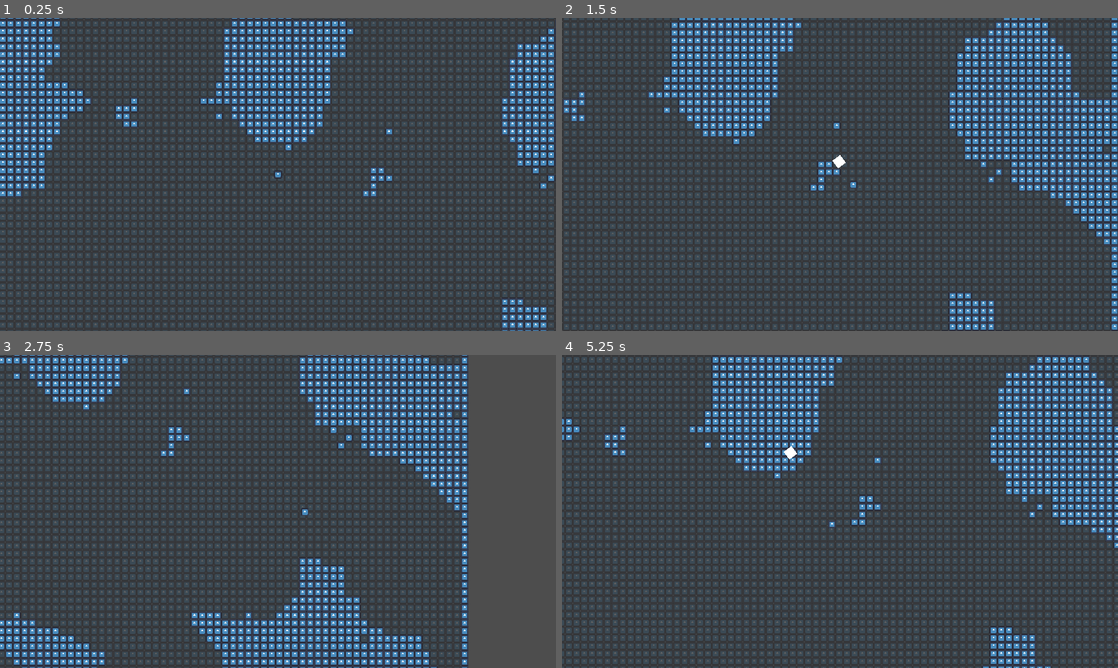
Above: before the commit, frames 1-4 (two rows, left to right).
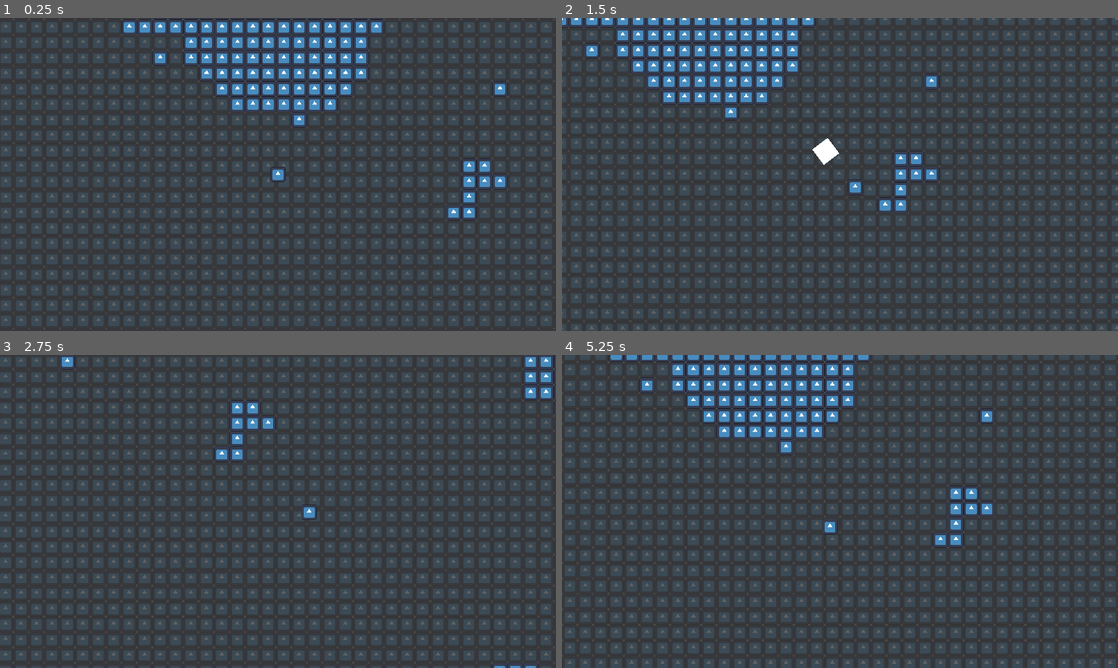
Above: after the commit, the same moments.

Repository: slotling/collateral-damage-gwj71
Game: Godot game, scene res://Scenes/Root/world.tscn
Two runs of this game, one before a commit and one after it. Both use one fixed random seed, a clock stepped at 60 frames per second and the inputs below. The engine's default icon, where the game draws it, is replaced by a stand-in: a white triangle on a blue panel in a dark square.
Inputs (mouse positions are in pixels of both pictures, inside the frame that each line leads up to):
- Up to frame 1 (0.25 s): no input
- Up to frame 2 (1.5 s): tap Enter at 0.5 s; move the mouse to (962, 158) at 0.52 s; hold Right (ui_right) 0.53-1.28 s; hold Shift (run) 0.53-1.28 s; move the mouse to (728, 190) at 1.27 s; hold Down (ui_down) from 1.28 s (still down); click (728, 190) at 1.35 s
- Up to frame 3 (2.75 s): tap Shift (run) at 1.55 s; move the mouse to (333, 442) at 2.02 s; release Down (ui_down) at 2.03 s; hold Right (ui_right) from 2.03 s (still down); hold Shift (run) from 2.03 s (still down); right-click (333, 442) at 2.1 s
- Up to frame 4 (5.25 s): move the mouse to (812, 574) at 2.77 s; release Right (ui_right) at 2.78 s; release Shift (run) at 2.78 s; hold Up (ui_up) 2.78-3.53 s; tap Shift (run) at 2.85, 4.55 s; move the mouse to (1006, 558) at 3.52 s; hold Shift (run) 3.53-4.28 s; hold Left (ui_left) 3.53-5.03 s; move the mouse to (673, 464) at 4.27 s; click (673, 464) at 4.35 s; move the mouse to (867, 511) at 5.02 s; hold Down (ui_down) from 5.03 s (still down); hold Shift (run) from 5.03 s (still down); right-click (867, 511) at 5.1 s

The runs differ from the first frame. In frame 1, 22% of the frame differs, in the area x 0-100%, y 0-100%; in frame 2, 28%; in frame 3, 25%; in frame 4, 28%.

Commit message:
make movement good

Diff:
--- a/Handlers/movement_handler.gd
+++ b/Handlers/movement_handler.gd
@@ -1,8 +1,9 @@
 extends Node
 
-@export var stamina := 1000
-@export var max_stamina := 1000
-@export var max_speed := 400
+@export var stamina := 1000.0
+@export var max_stamina := 1000.0
+@export var max_speed := 250.0
+@export var running_speed_boost_multiplier := 2.0
 @export_node_path("AnimatedSprite2D") var sprite_path
 
 var speed_boost := 0
@@ -40,8 +41,7 @@
 
 	## Handle Speed
 	if running and stamina > -100 and state == "walk": # Proceed if stamina is drained AND is running
-
-		speed_boost = int(float(stamina)/2.0) # Procedurally Generated Speed Boost
+		speed_boost = stamina/max_stamina*(running_speed_boost_multiplier-1)*max_speed # Procedurally Generated Speed Boost
 		## Drain Stamina Whilst Running
 		stamina = clamp(stamina - 5, -100, INF) # Drain Stamina
 	else: # Proceed if stamina is full OR is resting
--- a/Scenes/Display/camera.tscn
+++ b/Scenes/Display/camera.tscn
@@ -3,5 +3,6 @@
 [ext_resource type="Script" path="res://Scenes/Display/camera.gd" id="1_h3spm"]
 
 [node name="Camera" type="Camera2D"]
+zoom = Vector2(0.5, 0.5)
 position_smoothing_enabled = true
 script = ExtResource("1_h3spm")
--- a/Scenes/Root/world.tscn
+++ b/Scenes/Root/world.tscn
@@ -13,7 +13,4 @@
 collision_layer = 0
 collision_mask = 0
 
-[node name="Camera" parent="DemolitionistPlayer" index="0"]
-zoom = Vector2(0.25, 0.25)
-
 [editable path="DemolitionistPlayer"]
